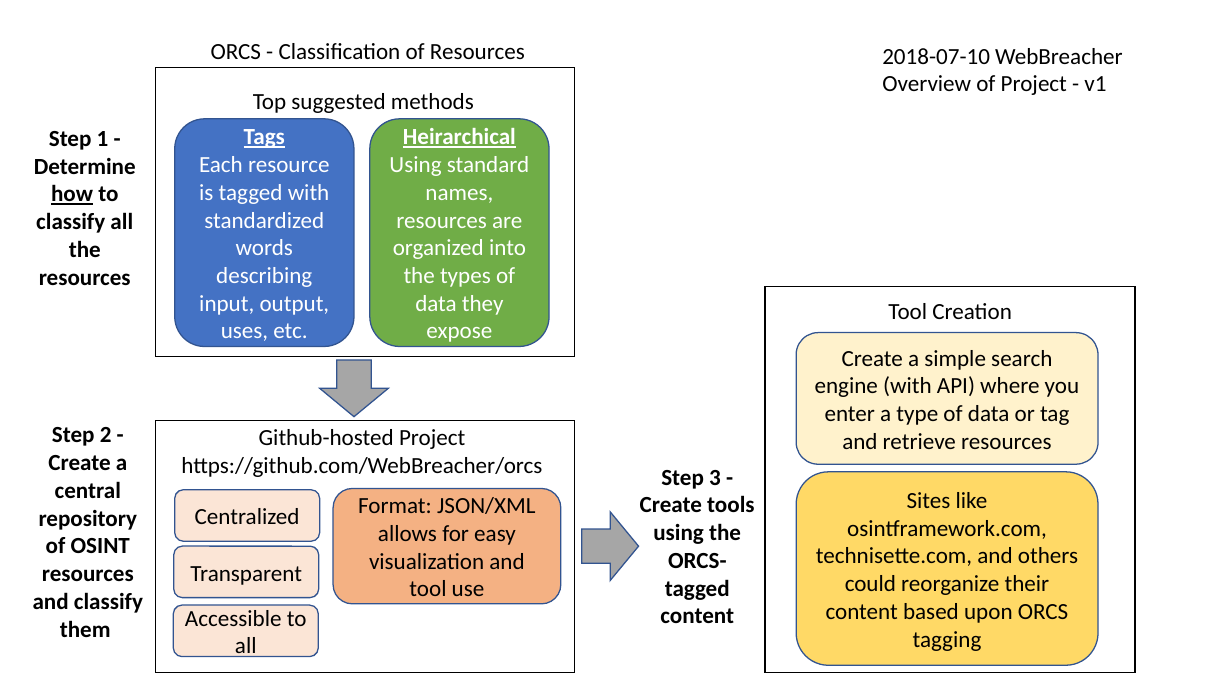
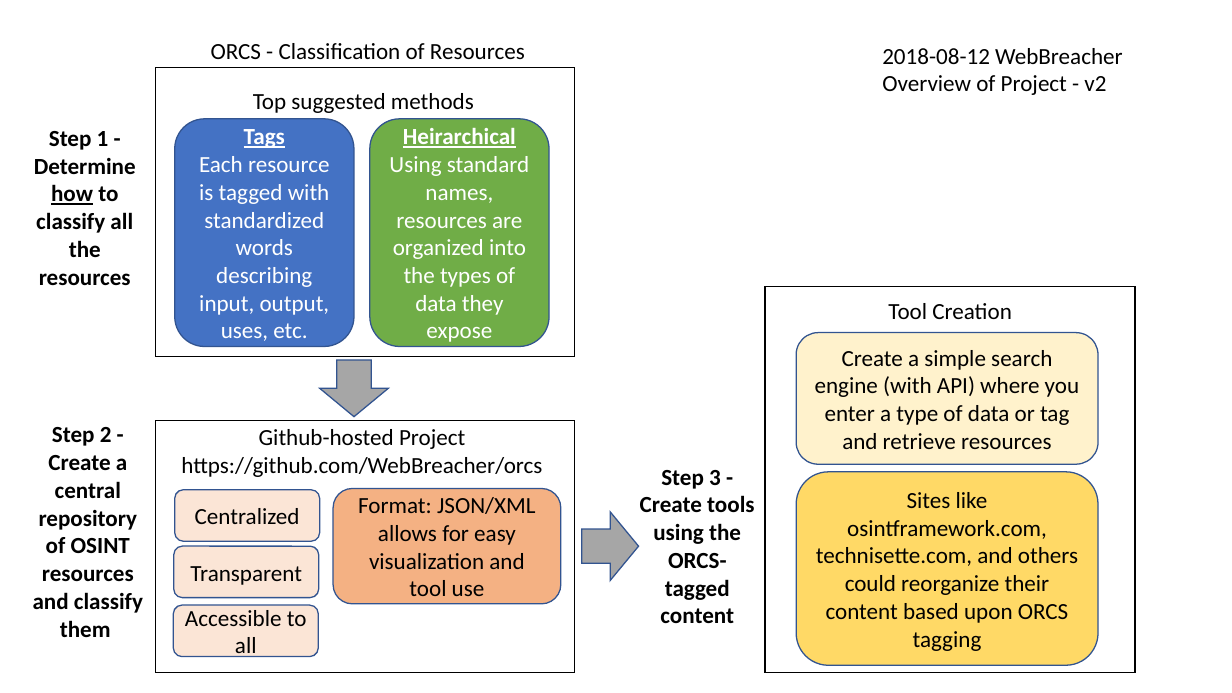
Before and after one commit to WebBreacher/orcs, a slide deck: slide 1 of ideas/ORCS Project Steps.pptx. Drawn at 1232x693 pixels with LibreOffice and Linux fonts; fonts in the diff are those of the drawing. Boxes give left, top, right and bottom in pixels: in the first picture for what was removed or moved away, otherwise in the second. Text is boxed around its words. In the diff, an @@ line names an element or a change of style, - is before the commit and + after.

```diff
--- a/ideas/ORCS Project Steps.pptx
+++ b/ideas/ORCS Project Steps.pptx
@@ text at (882,48,1123,95): text changed @@
-2018-07-10 WebBreacher
-Overview of Project - v1
+2018-08-12 WebBreacher
+Overview of Project - v2
```
Also in this commit, not shown: 1 slide added, 2 other files.
